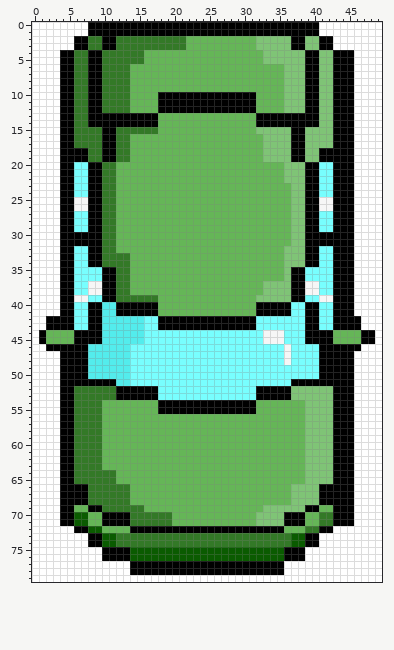
Sprite sheet: app/src/main/res/drawable/car_green_front.png. The picture above is the old version.
The file is 50x80 pixels. Colours within 5 levels of each other are drawn and written as one.
Now the later version:
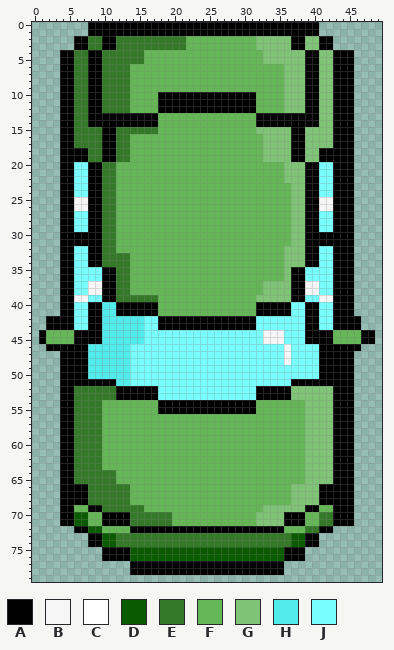
Palette (. is transparent): A #000000  B #f6f6f6  C #ffffff  D #0a5b00  E #337927  F #65b657  G #7fc476  H #53ecec  J #78fefe
What changed:
Changed rows in their new state; - is an unchanged pixel.
first column x 0:
 0 ........---------------------------------.........
 1 ........---------------------------------.........
 2 ......-------------------------------------.......
 3 ......-------------------------------------.......
 4 ....------------------------------------------....
 5 ....------------------------------------------....
 6 ....------------------------------------------....
 7 ....------------------------------------------....
 8 ....------------------------------------------....
 9 ....------------------------------------------....
10 ....------------------------------------------....
11 ....------------------------------------------....
12 ....------------------------------------------....
13 ....------------------------------------------....
14 ....------------------------------------------....
15 ....------------------------------------------....
16 ....------------------------------------------....
17 ....------------------------------------------....
18 ....------------------------------------------....
19 ....------------------------------------------....
20 ....------------------------------------------....
21 ....------------------------------------------....
22 ....------------------------------------------....
23 ....------------------------------------------....
24 ....------------------------------------------....
25 ....------------------------------------------....
26 ....------------------------------------------....
27 ....------------------------------------------....
28 ....------------------------------------------....
29 ....------------------------------------------....
30 ....------------------------------------------....
31 ....------------------------------------------....
32 ....------------------------------------------....
33 ....------------------------------------------....
34 ....------------------------------------------....
35 ....------------------------------------------....
36 ....------------------------------------------....
37 ....------------------------------------------....
38 ....------------------------------------------....
39 ....------------------------------------------....
40 ....------------------------------------------....
41 ....------------------------------------------....
42 ..---------------------------------------------...
43 ..---------------------------------------------...
44 .------------------------------------------------.
45 .------------------------------------------------.
46 ..---------------------------------------------...
47 ....------------------------------------------....
48 ....------------------------------------------....
49 ....------------------------------------------....
50 ....------------------------------------------....
51 ....------------------------------------------....
52 ....------------------------------------------....
53 ....------------------------------------------....
54 ....------------------------------------------....
55 ....------------------------------------------....
56 ....------------------------------------------....
57 ....------------------------------------------....
58 ....------------------------------------------....
59 ....------------------------------------------....
60 ....------------------------------------------....
61 ....------------------------------------------....
62 ....------------------------------------------....
63 ....------------------------------------------....
64 ....------------------------------------------....
65 ....------------------------------------------....
66 ....------------------------------------------....
67 ....------------------------------------------....
68 ....------------------------------------------....
69 ....------------------------------------------....
70 ....------------------------------------------....
71 ....------------------------------------------....
72 ......-------------------------------------.......
73 ........---------------------------------.........
74 ........---------------------------------.........
75 ..........-----------------------------...........
76 ..........-----------------------------...........
77 ..............----------------------..............
78 ..............----------------------..............
79 ..................................................
Boxes around the changes in both pictures, in picture pixels (x1, y1, x2, y2):
erased: (32, 22, 382, 582)
